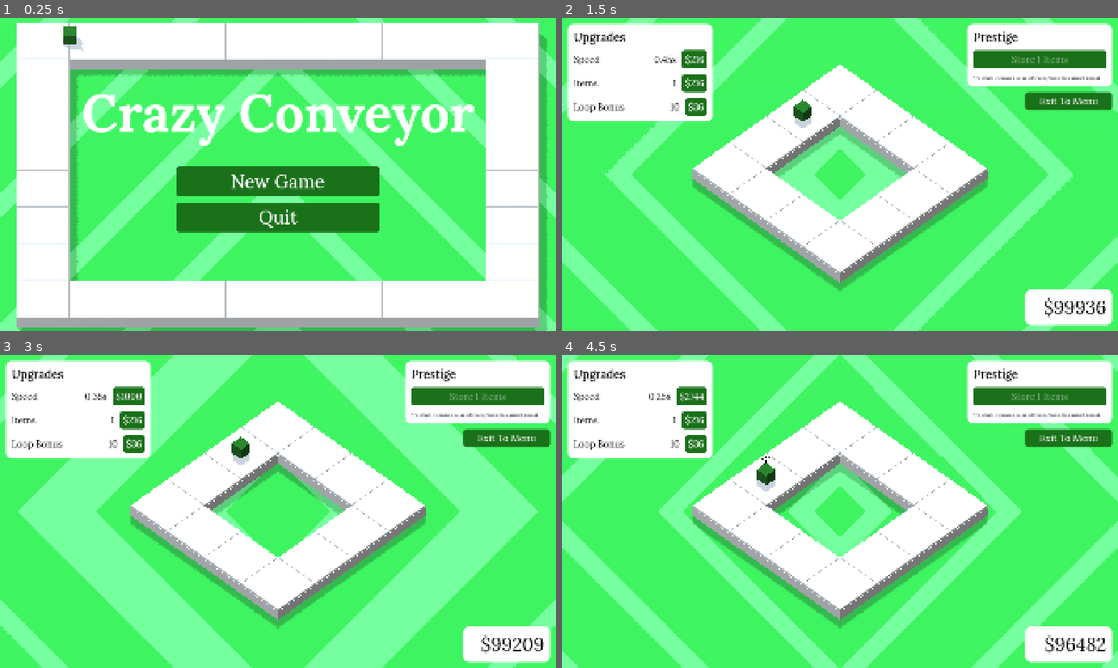
Above: before the commit, frames 1-4 (two rows, left to right).
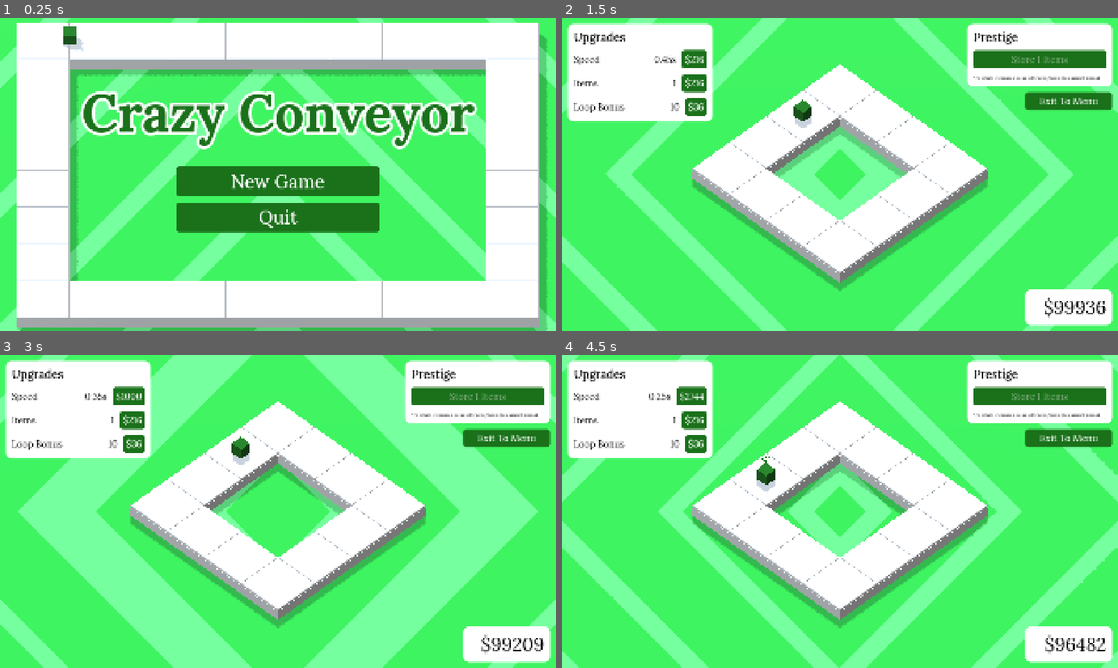
Above: after the commit, the same moments.

Repository: billyhawkes/crazy-conveyer
Game: Godot game, scene res://scenes/main_menu.tscn
Two runs of this game, one before a commit and one after it. Both use one fixed random seed, a clock stepped at 60 frames per second and the inputs below.
Inputs:
- Up to frame 1 (0.25 s): no input
- Up to frame 2 (1.5 s): click "New Game" at 0.5 s; click "$64" at 1.25 s
- Up to frame 3 (3 s): click "$216" at 2 s; click "$512" at 2.75 s
- Up to frame 4 (4.5 s): click "$1000" at 3.5 s; click "$1728" at 4.25 s

The runs differ from the first frame. In frame 1, 6.6% of the frame differs, in the area x 14-86%, y 23-42%; in frame 2, 0.2%; in frame 3, less than 0.1%; in frame 4, 0.3%.

Commit message:
feat: improve indicator/title styling

Diff:
--- a/scenes/game.tscn
+++ b/scenes/game.tscn
@@ -199,7 +199,7 @@
 [node name="TrackContainer" type="Node3D" parent="."]
 
 [node name="Camera3D" type="Camera3D" parent="."]
-transform = Transform3D(0.70710677, -0.49999997, 0.49999997, 0, 0.70710677, 0.70710677, -0.70710677, -0.49999997, 0.49999997, 8.5, 8, 8.5)
+transform = Transform3D(0.7071067, -0.49999994, 0.49999994, 0, 0.7071067, 0.7071067, -0.7071067, -0.49999994, 0.49999994, 8.5, 8, 8.5)
 projection = 1
 size = 12.0
 near = 2.0
--- a/scenes/indicator.tscn
+++ b/scenes/indicator.tscn
@@ -1,7 +1,13 @@
-[gd_scene load_steps=3 format=3 uid="uid://b5lifti2svflr"]
+[gd_scene load_steps=4 format=3 uid="uid://b5lifti2svflr"]
 
 [ext_resource type="Script" uid="uid://cf7n6ufpt4f2x" path="res://scenes/indicator.gd" id="1_sgcln"]
 [ext_resource type="FontFile" uid="uid://bcoio51qypcjt" path="res://assets/Lora-VariableFont_wght.ttf" id="2_t3fs7"]
+
+[sub_resource type="FontVariation" id="FontVariation_t3fs7"]
+base_font = ExtResource("2_t3fs7")
+variation_opentype = {
+2003265652: 500
+}
 
 [node name="Indicator" type="Node3D"]
 script = ExtResource("1_sgcln")
@@ -9,8 +15,9 @@
 [node name="Label3D" type="Label3D" parent="."]
 transform = Transform3D(0.70710677, 0, 0.70710677, 0, 1, 0, -0.70710677, 0, 0.70710677, 0, 1, 0)
 pixel_size = 0.001
-modulate = Color(0, 0, 0, 1)
+modulate = Color(0.101960786, 0.44313726, 0.101960786, 1)
+outline_modulate = Color(1, 1, 1, 1)
 text = "+1"
-font = ExtResource("2_t3fs7")
+font = SubResource("FontVariation_t3fs7")
 font_size = 500
-outline_size = 0
+outline_size = 80
--- a/scenes/main_menu.tscn
+++ b/scenes/main_menu.tscn
@@ -222,7 +222,9 @@
 
 [node name="Title" type="Label" parent="HUD/VBoxContainer"]
 layout_mode = 2
-theme_override_colors/font_color = Color(1, 1, 1, 1)
+theme_override_colors/font_color = Color(0.101960786, 0.44313726, 0.101960786, 1)
+theme_override_colors/font_outline_color = Color(1, 1, 1, 1)
+theme_override_constants/outline_size = 40
 theme_override_fonts/font = SubResource("FontVariation_rtw2f")
 theme_override_font_sizes/font_size = 180
 text = "Crazy Conveyor"
Not shown, changed: README.md
Not shown, changed: audio/audacity/process.aup3-shm
Not shown, changed: audio/audacity/process.aup3-wal
Not shown, changed: audio/audacity/track.aup3
Not shown, removed: audio/audacity/track.aup3-shm
Not shown, removed: audio/audacity/track.aup3-wal
Not shown, added: audio/process.aup3
